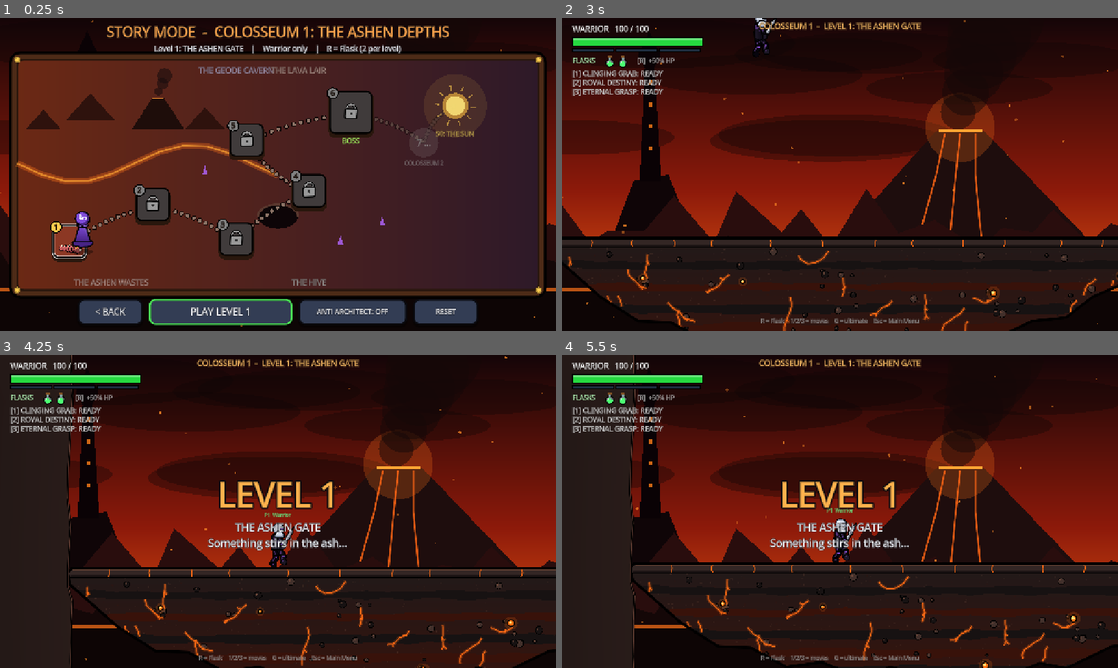
Above: before the commit, frames 1-4 (two rows, left to right).
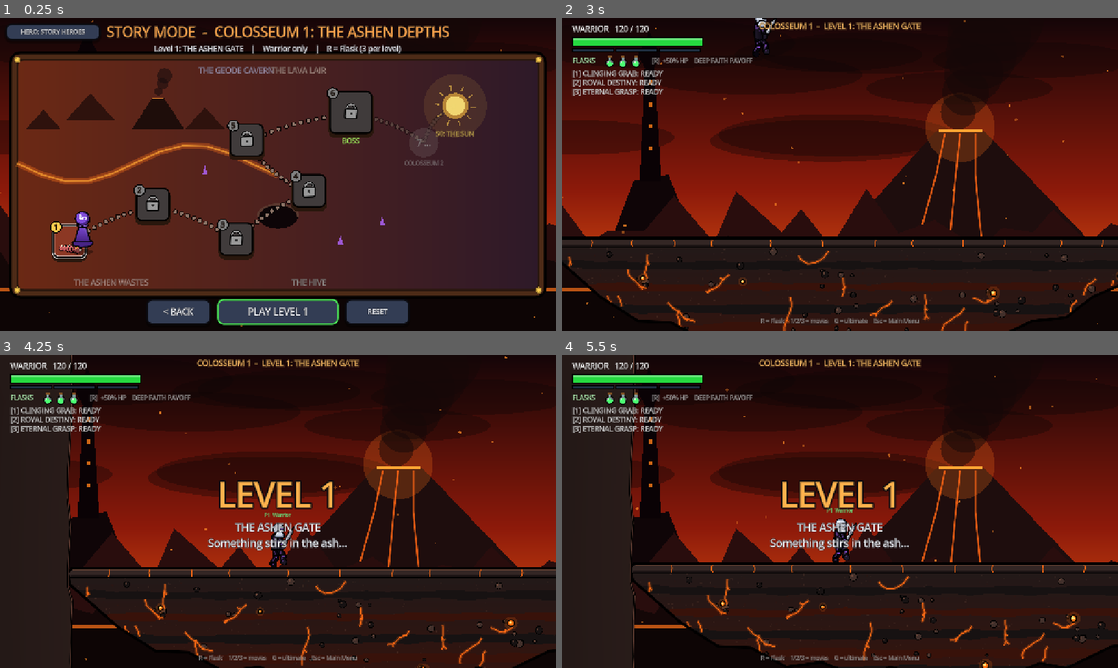
Above: after the commit, the same moments.

Repository: mahitoitadori2-dotcom/fighting-game
Game: Godot game, scene res://scenes/StoryMenu.tscn
Same seed, same stepped clock (60 frames per second), same inputs: the game is played once before the commit and once after it. This scene is started directly instead of the project's main scene.
Inputs (mouse positions are in pixels of both pictures, inside the frame that each line leads up to):
- Up to frame 1 (0.25 s): no input
- Up to frame 2 (3 s): click "PLAY LEVEL 1" at 0.5 s; click "PLAY LEVEL 1" at 1.25 s; click "ANTI ARCHITECT: OFF" (after the commit: "HERO: STORY HEROES") at 2 s; click "ANTI ARCHITECT: OFF" (after the commit: "HERO: STORY HEROES") at 2.75 s
- Up to frame 3 (4.25 s): tap Enter (ui_accept) at 3.5 s; move the mouse to (400, 495) at 3.52 s; hold D (move_right) from 3.53 s (still down); tap F (block) at 3.6 s; click (400, 495) at 3.67 s; tap W (jump) at 3.77, 4.07 s
- Up to frame 4 (5.5 s): release D (move_right) at 4.25 s; drag from (728, 527) to (840, 545) at 4.27 s; move the mouse to (895, 442) at 5.02 s; hold D (move_right) from 5.03 s (still down); tap 3 (drill) at 5.1 s

The runs differ from the first frame. In frame 1, 3.6% of the frame differs, in the area x 1-86%, y 2-99%; in frame 2, 0.3%; in frame 3, 0.3%; in frame 4, 0.3%.

Commit message:
Auto-commit: StoryBoard.gd, StoryHUD.gd, StoryManager.gd, StoryMode.md +1 more

Diff:
--- a/scripts/story/StoryBoard.gd
+++ b/scripts/story/StoryBoard.gd
@@ -158,7 +158,7 @@
 	var back := UiStyle.make_button("< BACK", Vector2(150, 56), 20)
 	back.pressed.connect(_go_back)
 	row.add_child(back)
-	_play = UiStyle.make_button("PLAY", Vector2(330, 56), 22)
+	_play = UiStyle.make_button("PLAY", Vector2(280, 56), 22)
 	_play.pressed.connect(_on_play)
 	row.add_child(_play)
 	# Colosseum 5 only: swap which hero you play (the other one is your CPU partner)
@@ -166,10 +166,16 @@
 	_switch.pressed.connect(_switch_hero)
 	_switch.visible = false
 	row.add_child(_switch)
-	# Anti Architect run: play every Story level SOLO as the Anti Architect (saved toggle)
-	_anti_btn = UiStyle.make_button("ANTI ARCHITECT: OFF", Vector2(250, 56), 16)
+	# Anti Architect run: play every Story level SOLO as the Anti Architect (saved toggle).
+	# Own spot in the top-left corner, left of the title (the bottom row is full on C5 / extension pages).
+	_anti_btn = UiStyle.make_button("HERO: STORY HEROES", Vector2(220, 40), 14)
+	_anti_btn.set_anchors_and_offsets_preset(Control.PRESET_TOP_LEFT)
+	_anti_btn.offset_left = 12
+	_anti_btn.offset_right = 232
+	_anti_btn.offset_top = 12
+	_anti_btn.offset_bottom = 52
 	_anti_btn.pressed.connect(_toggle_anti)
-	row.add_child(_anti_btn)
+	add_child(_anti_btn)
 	# Boss extensions of this page (BC, AG, VM, AC, FM)
 	_ext_btn = UiStyle.make_button("BOSS EXTENSIONS", Vector2(230, 56), 17)
 	_ext_btn.pressed.connect(func() -> void: _open_extensions(""))
@@ -184,8 +190,8 @@
 	var lv := StoryLevels.get_level(_pawn_space)
 	var choice := String(lv.get("hero", "")) == "choice" and not _celebrate and not StoryProgress.anti_story
 	_switch.visible = choice
-	_anti_btn.text = "ANTI ARCHITECT: %s" % ("ON" if StoryProgress.anti_story else "OFF")
-	_anti_btn.modulate = Color(1.0, 0.7, 0.4) if StoryProgress.anti_story else Color(1, 1, 1)
+	_anti_btn.text = "HERO: ANTI ARCHITECT" if StoryProgress.anti_story else "HERO: STORY HEROES"
+	_anti_btn.modulate = Color(1.0, 0.65, 0.3) if StoryProgress.anti_story else Color(1, 1, 1)
 	_ext_btn.visible = not StoryLevels.exts_on_page(_page).is_empty()
 	if choice:
 		_switch.text = "PLAY AS %s" % ("WARRIOR" if StoryLevels.hero_of(_pawn_space) == "architect" else "ARCHITECT")
@@ -211,7 +217,10 @@
 		var tag := "  (BOSS)" if boss else ""
 		if StoryLevels.is_optional(_pawn_space):
 			tag = "  (OPTIONAL - skip it with Right)"
-		_info.text = "Level %d: %s%s    |    %s    |    R = Flask (2 per level)" % [_pawn_space, lv["title"], tag, hero_name]
+		var nf := StoryManager.FLASKS_PER_LEVEL
+		if StoryLevels.hero_of(_pawn_space) != "anti":
+			nf += StoryManager.DEEP_FAITH_EXTRA_FLASKS          # Deep Faith Payoff (Warrior / Architect)
+		_info.text = "Level %d: %s%s    |    %s    |    R = Flask (%d per level)" % [_pawn_space, lv["title"], tag, hero_name, nf]
 		_play.text = "PLAY LEVEL %d" % _pawn_space
 
 
--- a/scripts/story/StoryHUD.gd
+++ b/scripts/story/StoryHUD.gd
@@ -66,9 +66,13 @@
 		# Flasks
 		var fy := y + 80
 		FighterArt.label(_painter, Vector2(x, fy + 4), "FLASKS", 15, Color(0.75, 1.0, 0.75), false)
-		for i in StoryManager.FLASKS_PER_LEVEL:
+		for i in manager.max_flasks:
 			_flask(Vector2(x + 86 + float(i) * 30.0, fy), i < manager.flasks)
-		FighterArt.label(_painter, Vector2(x + 150, fy + 4), "[R]  +%d%% HP" % int(StoryManager.FLASK_HEAL * 100.0), 14, Color(1, 1, 1, 0.7), false)
+		var fx := x + 92.0 + float(manager.max_flasks) * 30.0
+		var ftxt := "[R]  +%d%% HP" % int(StoryManager.FLASK_HEAL * 100.0)
+		if manager.max_flasks > StoryManager.FLASKS_PER_LEVEL:
+			ftxt += "    DEEP FAITH PAYOFF"
+		FighterArt.label(_painter, Vector2(fx, fy + 4), ftxt, 14, Color(1, 1, 1, 0.7), false)
 		# Cooldowns
 		var cf := p as ControlledFighter
 		if cf != null:
@@ -96,7 +100,7 @@
 						_painter.draw_rect(seg, Color(0, 0, 0))
 						var fill := Color(0.1, 0.65, 1.0) if pv >= float(i + 1) else (Color(0.1, 0.35, 0.65) if pv > float(i) else Color(0.12, 0.18, 0.25))
 						_painter.draw_rect(seg.grow(-1.0), fill)
-				for i in StoryManager.PARTNER_FLASKS:
+				for i in manager.max_partner_flasks:
 					_flask(Vector2(x + 214 + float(i) * 30.0, py + 8), i < manager.partner_flasks)
 
 	# ---------------- Level title + wave ----------------
--- a/scripts/story/StoryManager.gd
+++ b/scripts/story/StoryManager.gd
@@ -20,6 +20,11 @@
 const FLASKS_PER_LEVEL := 2
 const FLASK_HEAL := 0.5
 const PARTNER_FLASKS := 1                    # Colosseum 5 CPU partner (refilled with yours)
+## DEEP FAITH PAYOFF (Story only): a small buff for the WARRIOR and the ARCHITECT (not the Anti
+## Architect) - as you or as the Colosseum 5 partner. More HP, +1 flask, shorter move cooldowns.
+const DEEP_FAITH_HP_MULT := 1.2
+const DEEP_FAITH_EXTRA_FLASKS := 1
+const DEEP_FAITH_COOLDOWN_MULT := 0.85
 const MAX_ATTACKERS := 2
 const ARENA_SCENE := "res://scenes/StoryArena.tscn"
 const STORY_MENU := "res://scenes/StoryMenu.tscn"
@@ -43,6 +48,8 @@
 var partner: ControlledFighter = null
 var flasks := FLASKS_PER_LEVEL
 var partner_flasks := PARTNER_FLASKS
+var max_flasks := FLASKS_PER_LEVEL           # + DEEP_FAITH_EXTRA_FLASKS for the Warrior / Architect
+var max_partner_flasks := PARTNER_FLASKS
 ## Colosseum 4: "" = no effect, "killed" = The Shining died (Void weaker), "spared" = you
 ## walked past it or skipped its optional level (Void Massacre stronger). Set on the altar
 ## level (32) and saved; the "void_mod" levels after it (33, 34) read it back.
@@ -222,6 +229,9 @@
 		player.ctl = FighterInput.new()
 	add_child(player)
 	_story_buff(player)
+	if _deep_faith(player):
+		max_flasks = FLASKS_PER_LEVEL + DEEP_FAITH_EXTRA_FLASKS
+		flasks = max_flasks
 	if hero == "architect" or hero == "anti":
 		# Story only (own data copy, Versus unchanged): the punch box reaches head to toes,
 		# like the Warrior's sword, so it also hits short enemies (Black Crawlings...).
@@ -255,6 +265,9 @@
 	partner.quiet_announce = true
 	add_child(partner)
 	_story_buff(partner)
+	if _deep_faith(partner):
+		max_partner_flasks = PARTNER_FLASKS + DEEP_FAITH_EXTRA_FLASKS
+		partner_flasks = max_partner_flasks
 	partner.data.respawn_delay = Companion.REVIVE_TIME
 	if other == "architect":
 		partner.data.punch_offset = Vector2(44, -58)     # Same Story reach as when you play him
@@ -269,6 +282,22 @@
 func _story_buff(f: Fighter) -> void:
 	if f != null and f.data != null and f.data.has_method("apply_story_buff"):
 		f.data.call("apply_story_buff")
+
+
+## DEEP FAITH PAYOFF: Warrior / Architect only (own data copy, Versus unchanged).
+## More max HP (starts full) and every move cooldown shorter. Returns true if it applied.
+func _deep_faith(f: Fighter) -> bool:
+	if f == null or f.data == null or f is AntiArchitect:
+		return false
+	if not (f.data is WarriorData or f.data is ArchitectData):
+		return false
+	f.data.max_hp = roundi(float(f.data.max_hp) * DEEP_FAITH_HP_MULT)
+	f.hp = f.data.max_hp
+	for prop in f.data.get_property_list():
+		var n := String(prop["name"])
+		if n.contains("cooldown") and not n.ends_with("_mult") and int(prop["type"]) == TYPE_FLOAT:
+			f.data.set(n, float(f.data.get(n)) * DEEP_FAITH_COOLDOWN_MULT)
+	return true
 
 
 func _on_partner_died() -> void:
@@ -715,8 +744,8 @@
 	_hide_banner()
 	ArenaCamera.focus_offset = Vector2(0, -110)
 	# Flasks refill after the boss intro
-	flasks = FLASKS_PER_LEVEL
-	partner_flasks = PARTNER_FLASKS
+	flasks = max_flasks
+	partner_flasks = max_partner_flasks
 	Effects.popup(player, player.global_position + Vector2(0, -170), "FLASKS REFILLED!", Color(0.5, 1.0, 0.5), 24)
 	SoundManager.play_sfx("heal")
 	ArenaCamera.focus = null
@@ -756,8 +785,8 @@
 	SoundManager.play_sfx("holy")
 	SoundManager.play_sfx("ultimate", -4.0)
 	SoundManager.play_music(String(level.get("boss_music", "boss")))
-	flasks = FLASKS_PER_LEVEL
-	partner_flasks = PARTNER_FLASKS
+	flasks = max_flasks
+	partner_flasks = max_partner_flasks
 	boss_bar_visible = true
 	var col: Color = level.get("boss_color", Color(1, 1, 1))
 	_show_banner(boss.enemy_name.to_upper(), String(level.get("boss_sub", "")), col)
Not shown, changed: vault/StoryMode.md
Not shown, changed: vault/Todo.md
